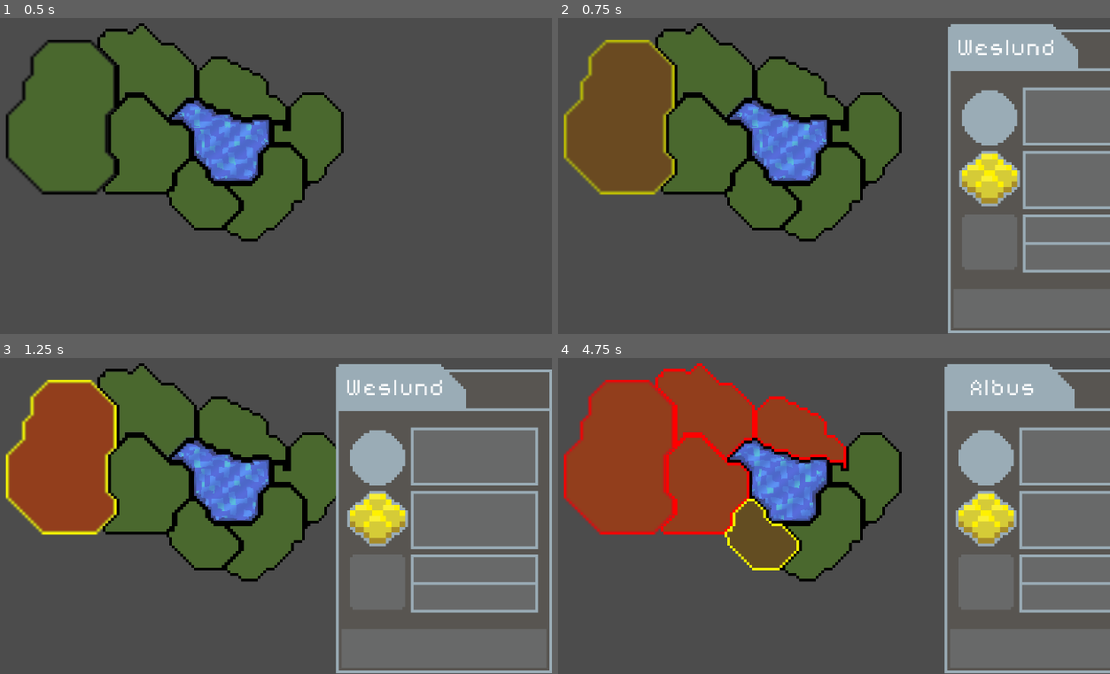
Above: before the commit, frames 1-4 (two rows, left to right).
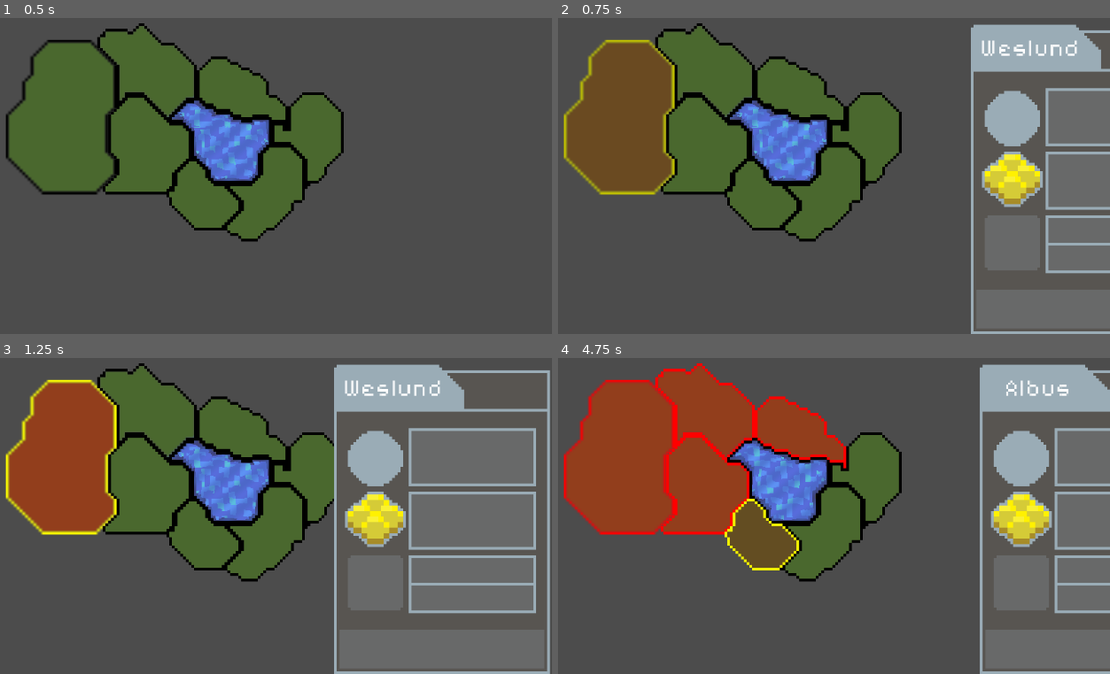
Above: after the commit, the same moments.

Repository: Raelr/StrategyGame
Game: Godot game, scene res://Scenes/World.tscn
Two runs of this game, one before a commit and one after it. Both use one fixed random seed, a clock stepped at 60 frames per second and the inputs below.
Inputs (mouse positions are in pixels of both pictures, inside the frame that each line leads up to):
- Up to frame 1 (0.5 s): no input
- Up to frame 2 (0.75 s): tap Enter at 0.5 s; move the mouse to (618, 115) at 0.52 s; press the mouse at (618, 115) at 0.53 s
- Up to frame 3 (1.25 s): no input
- Up to frame 4 (4.75 s): move the mouse to (922, 534) at 1.27 s; release the mouse at (922, 534) at 1.28 s; click (922, 534) at 1.35 s; tap Space at 2, 4.25 s; move the mouse to (707, 484) at 2.02 s; hold Right mouse button (rmb) 2.03-2.78 s; click (707, 484) at 2.3 s; move the mouse to (707, 411) at 2.77 s; click (707, 411) at 2.85 s; tap Enter at 3.5 s; move the mouse to (800, 430) at 3.52 s; press the mouse at (800, 430) at 3.53 s; move the mouse to (762, 534) at 4.27 s; release the mouse at (762, 534) at 4.28 s; right-click (762, 534) at 4.35 s; click (762, 534) at 4.55 s

Frame 1 is identical in both runs. In frame 2, 7.7% of the frame differs, in the area x 70-100%, y 1-100%; in frame 3, 5.4%; in frame 4, 9.8%, in the area x 69-100%, y 1-100%.

Commit message:
Moved the panel movement to be based on an animation

Diff:
--- a/Scenes/RegionPanel.tscn
+++ b/Scenes/RegionPanel.tscn
@@ -8,11 +8,85 @@
 size = 11
 font_data = ExtResource( 2 )
 
-[node name="RegionPanel" type="Sprite"]
-texture = ExtResource( 1 )
+[sub_resource type="Animation" id=2]
+resource_name = "activated"
+tracks/0/type = "value"
+tracks/0/path = NodePath(".:position")
+tracks/0/interp = 1
+tracks/0/loop_wrap = true
+tracks/0/imported = false
+tracks/0/enabled = true
+tracks/0/keys = {
+"times": PoolRealArray( 0, 0.5 ),
+"transitions": PoolRealArray( 0.5, 0.5 ),
+"update": 0,
+"values": [ Vector2( -0.162323, 0 ), Vector2( -79.1287, 0 ) ]
+}
+tracks/1/type = "value"
+tracks/1/path = NodePath(".:rotation_degrees")
+tracks/1/interp = 1
+tracks/1/loop_wrap = true
+tracks/1/imported = false
+tracks/1/enabled = true
+tracks/1/keys = {
+"times": PoolRealArray( 0, 0.5 ),
+"transitions": PoolRealArray( -2, -2 ),
+"update": 0,
+"values": [ 0.0, 0.0 ]
+}
+
+[sub_resource type="Animation" id=4]
+resource_name = "deactivated"
+tracks/0/type = "value"
+tracks/0/path = NodePath(".:position")
+tracks/0/interp = 1
+tracks/0/loop_wrap = true
+tracks/0/imported = false
+tracks/0/enabled = true
+tracks/0/keys = {
+"times": PoolRealArray( 0, 0.5 ),
+"transitions": PoolRealArray( 0.5, 0.5 ),
+"update": 0,
+"values": [ Vector2( -79.129, 0 ), Vector2( 0, 0 ) ]
+}
+tracks/1/type = "value"
+tracks/1/path = NodePath(".:rotation_degrees")
+tracks/1/interp = 1
+tracks/1/loop_wrap = true
+tracks/1/imported = false
+tracks/1/enabled = true
+tracks/1/keys = {
+"times": PoolRealArray( 0, 0.5 ),
+"transitions": PoolRealArray( 1, 1 ),
+"update": 0,
+"values": [ 0.0, 0.0 ]
+}
+tracks/2/type = "method"
+tracks/2/path = NodePath("..")
+tracks/2/interp = 1
+tracks/2/loop_wrap = true
+tracks/2/imported = false
+tracks/2/enabled = true
+tracks/2/keys = {
+"times": PoolRealArray( 0.5 ),
+"transitions": PoolRealArray( 1 ),
+"values": [ {
+"args": [ false ],
+"method": "set_visible"
+} ]
+}
+
+[sub_resource type="Animation" id=3]
+resource_name = "idle"
+
+[node name="Panel" type="Node2D"]
 script = ExtResource( 3 )
 
-[node name="NameText" type="Label" parent="."]
+[node name="RegionPanel" type="Sprite" parent="."]
+position = Vector2( -0.162323, 0 )
+texture = ExtResource( 1 )
+
+[node name="NameText" type="Label" parent="RegionPanel"]
 margin_left = -38.8083
 margin_top = -51.0
 margin_right = 17.1917
@@ -26,3 +100,9 @@
 __meta__ = {
 "_edit_use_anchors_": false
 }
+
+[node name="AnimationPlayer" type="AnimationPlayer" parent="RegionPanel"]
+method_call_mode = 1
+anims/activated = SubResource( 2 )
+anims/deactivated = SubResource( 4 )
+anims/idle = SubResource( 3 )
--- a/Scenes/World.tscn
+++ b/Scenes/World.tscn
@@ -220,10 +220,8 @@
 zoom = Vector2( 0.25, 0.25 )
 
 [node name="RegionPanel" parent="." instance=ExtResource( 25 )]
-position = Vector2( 666.998, 303.427 )
-visible_pos = Vector2( 588.241, 303.427 )
-invisible_pos = Vector2( 666.998, 303.427 )
-duration = 1.0
+visible = false
+position = Vector2( 666.718, 303.708 )
 
 [editable path="Water"]
 
--- a/Scripts/RegionPanel.gd
+++ b/Scripts/RegionPanel.gd
@@ -1,35 +1,21 @@
 extends Node2D
 
-export (Vector2) var visible_pos
-export (Vector2) var invisible_pos
-export (float) var duration
-var elapsed = 0.0
-var move = false
-var target_pos
-
-func _ready():
-	target_pos = invisible_pos
+var is_activated = false
 
 func update_panel(regionName):
-	elapsed = 0.0
-	$NameText.text = regionName
-	target_pos = visible_pos
-	move = visible
+	$RegionPanel/NameText.text = regionName
+	if not is_activated:
+		set_visible(true)
+		$RegionPanel/AnimationPlayer.current_animation = "activated"
+		$RegionPanel/AnimationPlayer.queue("idle")
+		$RegionPanel/AnimationPlayer.play()
+		is_activated = true
 
 func deactivate_panel():
-	elapsed = 0.0
-	target_pos = invisible_pos
-	move = visible
+	$RegionPanel/AnimationPlayer.current_animation = "deactivated"
+	$RegionPanel/AnimationPlayer.play()
+	is_activated = false
 
-func _process(delta):
-	if move:
-		if elapsed < duration:
-			elapsed += delta
-			var fraction = elapsed / duration
-			global_position = global_position.linear_interpolate(target_pos, fraction)
-		else:
-			global_position = target_pos
-			move = false
-			elapsed = 0.0
-			if target_pos == invisible_pos:
-				visible = false
+func set_visible(state):
+	visible = state
+	print(state)
--- a/Scripts/WorldManager.gd
+++ b/Scripts/WorldManager.gd
@@ -1,11 +1,7 @@
 extends Node2D
-
-func set_ui_state(state):
-	$RegionPanel.visible = state
 
 func disable_region_ui():
 	$RegionPanel.deactivate_panel()
 
 func populate_ui(region_name):
-	set_ui_state(true)
 	$RegionPanel.update_panel(region_name)
Not shown: 1 places in Scenes/RegionPanel.tscn that only renumber resources
